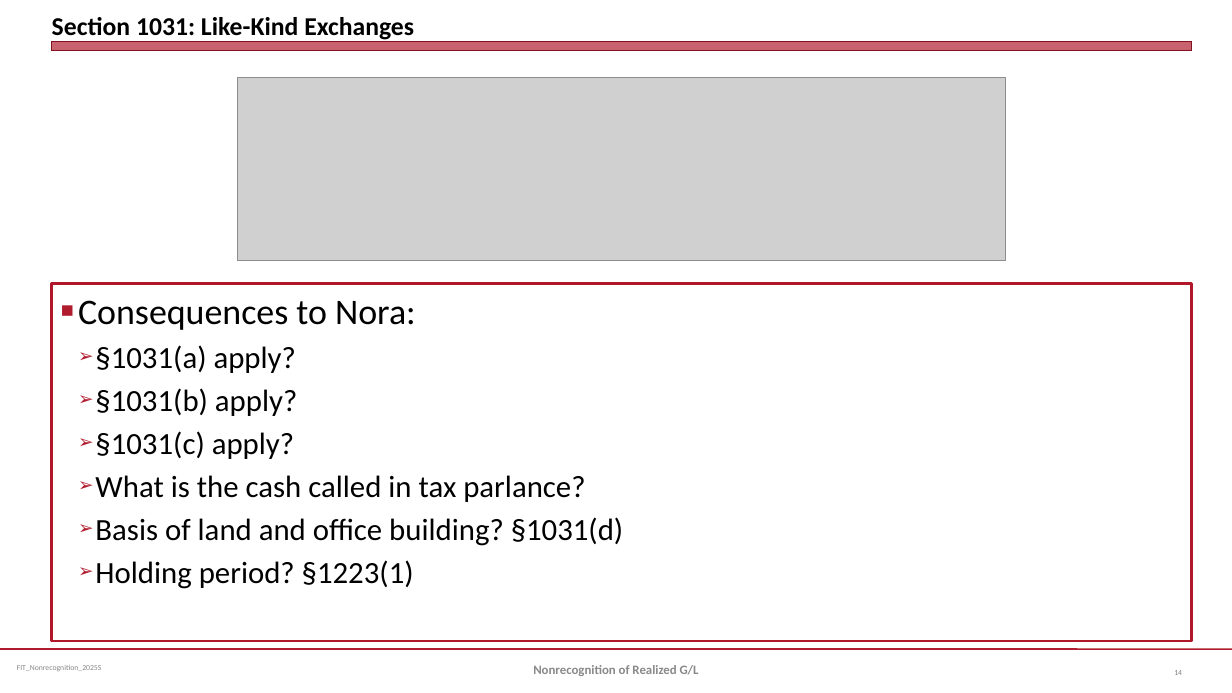
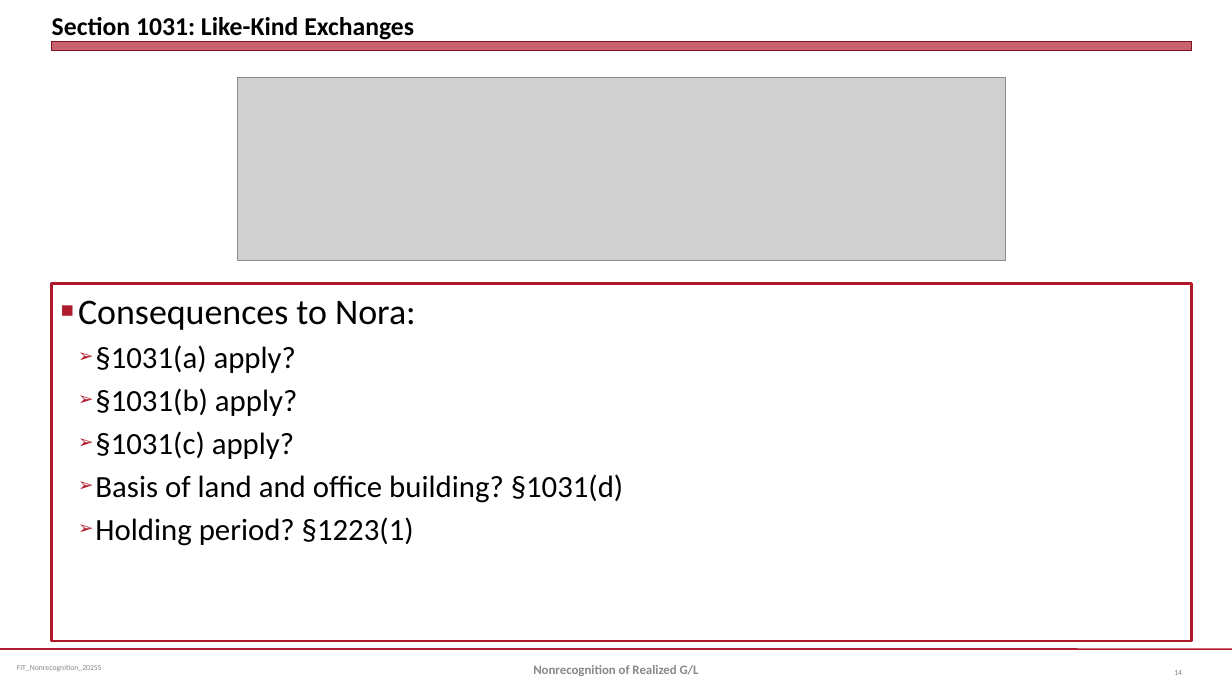
Before and after one commit to jmc877/Fed-Income-Tax, a slide deck: slide 14 of slides/FIT_NonrecognitionGL_2025S.pptx. Drawn at 1232x693 pixels with LibreOffice and Linux fonts; fonts in the diff are those of the drawing; grey boxes stand for pictures. Boxes give left, top, right and bottom in pixels: in the first picture for what was removed or moved away, otherwise in the second. Text is boxed around its words. In the diff, an @@ line names an element or a change of style, - is before the commit and + after.

```diff
--- a/slides/FIT_NonrecognitionGL_2025S.pptx
+++ b/slides/FIT_NonrecognitionGL_2025S.pptx
@@ text at [95, 475, 585, 502]: paragraph removed @@
-  ➢ What is the cash called in tax parlance?
```
Also in this commit, not shown: 1 other slide changed, 6 slides added, 1 other file.
